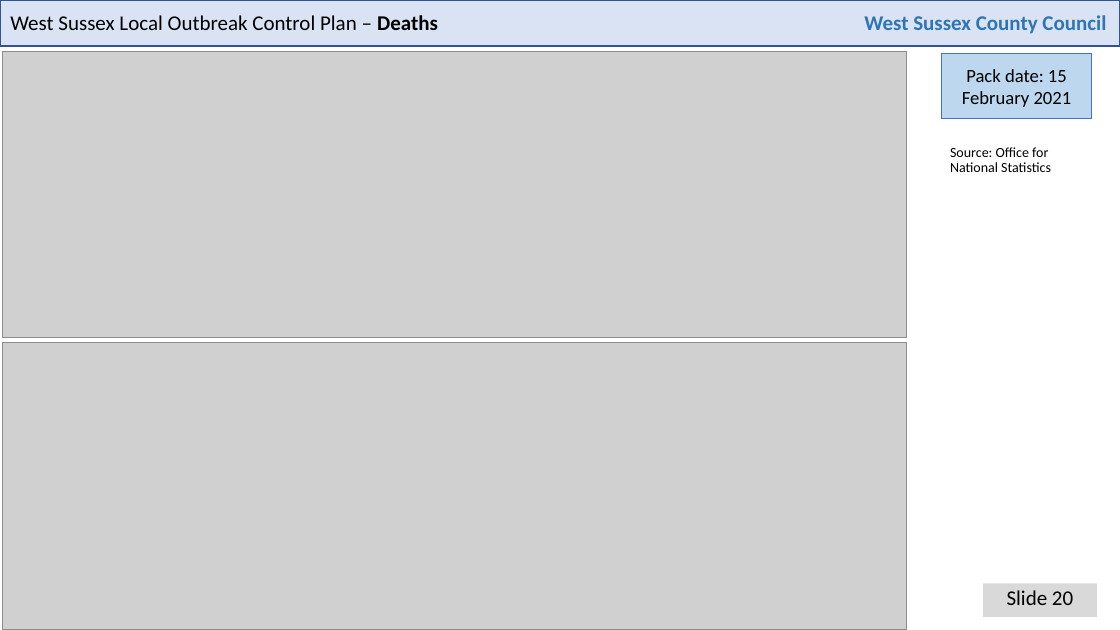
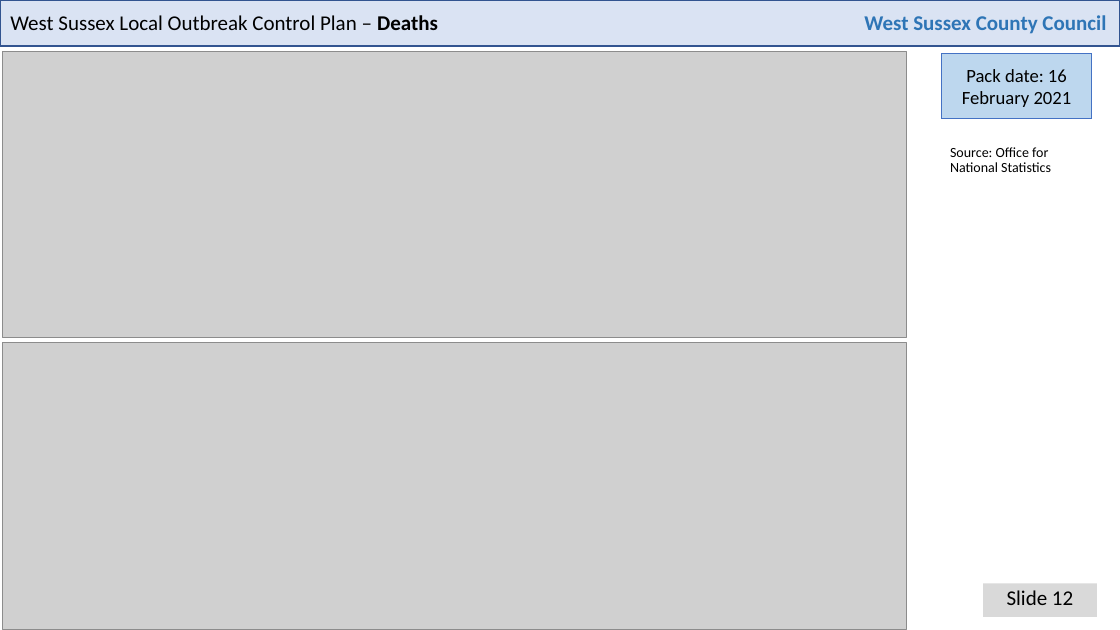
Before and after one commit to psychty/wsx_covid_datapack_public, a slide deck: slide 12 of Latest_West_Sussex_C19_slide_deck.pptx (slide 20 before the commit). Drawn at 1120x630 pixels with LibreOffice and Linux fonts; fonts in the diff are those of the drawing; grey boxes stand for pictures. Boxes give left, top, right and bottom in pixels: in the first picture for what was removed or moved away, otherwise in the second. Text is boxed around its words. In the diff, an @@ line names an element or a change of style, - is before the commit and + after.

```diff
--- a/Latest_West_Sussex_C19_slide_deck.pptx
+++ b/Latest_West_Sussex_C19_slide_deck.pptx
@@ text in rectangle at box(962, 69, 1072, 107): text changed @@
-Pack date: 15 February 2021
+Pack date: 16 February 2021
@@ text at box(1007, 590, 1073, 605): text changed @@
-Slide 20
+Slide 12
```
Also in this commit, not shown: 16 other slides changed, 5 slides removed, 11 other files.
